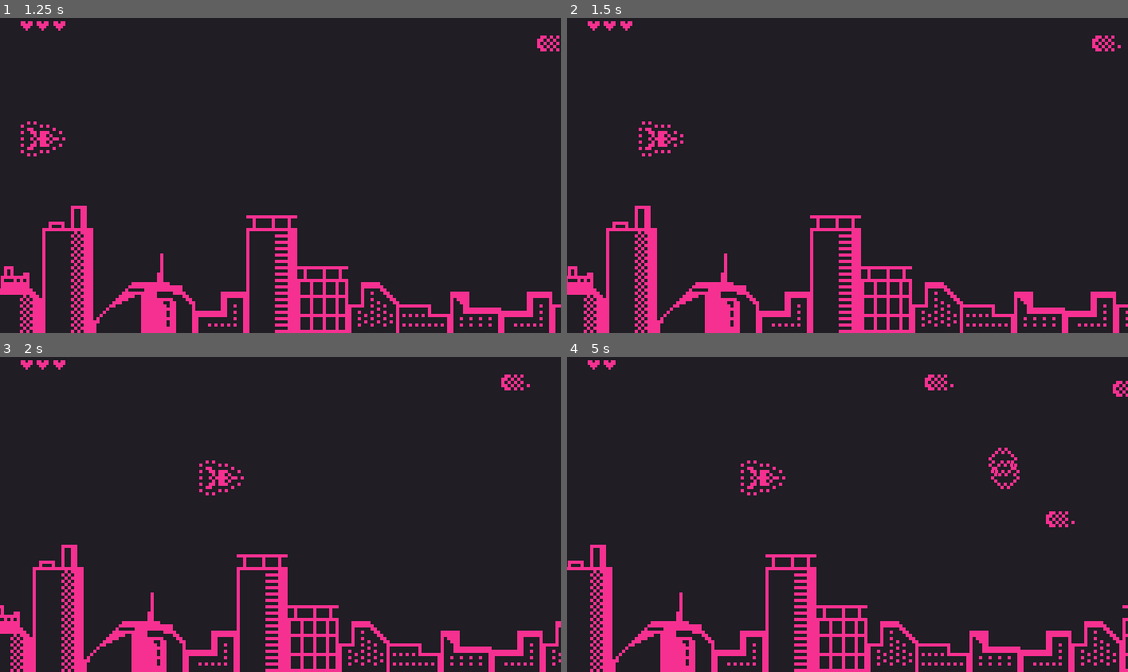
Above: before the commit, frames 1-4 (two rows, left to right).
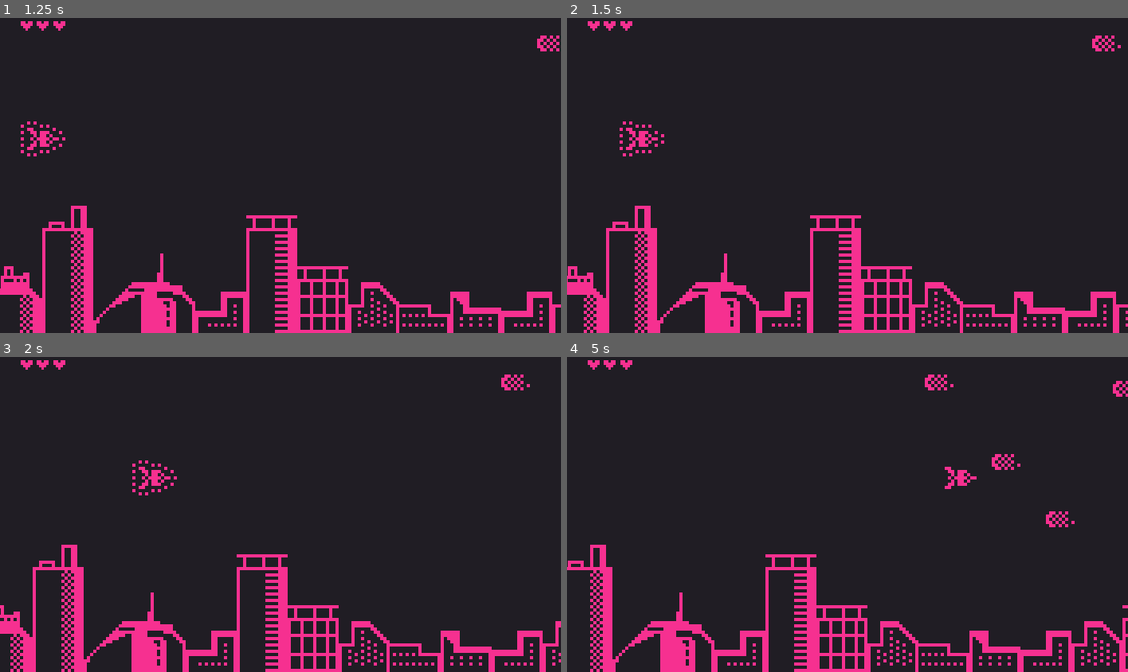
Above: after the commit, the same moments.

Repository: victor-romero-martinez/space-umpact
Game: Godot game, scene res://control/main_menu.tscn
Two runs of this game, one before a commit and one after it. Both use one fixed random seed, a clock stepped at 60 frames per second and the inputs below.
Inputs:
- Up to frame 1 (1.25 s): click "New game" at 0.5 s
- Up to frame 2 (1.5 s): tap Enter (ui_accept) at 1.25 s; hold Right (ui_right) from 1.28 s (still down); tap B (change_weapon) at 1.35 s
- Up to frame 3 (2 s): keep holding Right (ui_right); tap Enter (ui_accept) at 1.52 s
- Up to frame 4 (5 s): tap B (change_weapon) every 0.75 s from 2.1 to 4.35 s; tap Enter (ui_accept) at 2.27, 3.77, 4.52 s; release Right (ui_right) at 2.78 s; hold Left (ui_left) 2.78-3.53 s; hold Right (ui_right) from 3.53 s (still down)

Frame 1 is identical in both runs. In frame 2, 0.5% of the frame differs, in the area x 9-21%, y 32-44%; in frame 3, 0.5%; in frame 4, 0.8%, in the area x 9-81%, y 1-44%.
Error in both runs: Out of bounds get index '0' (on base: 'Array[PackedScene]') (res://scripts/player/player.gd:115)

Commit message:
fix: rocket damage

Diff:
--- a/scenes/player.tscn
+++ b/scenes/player.tscn
@@ -69,6 +69,7 @@
 sprite_frames = SubResource("SpriteFrames_gfygm")
 
 [node name="PlayerCollision" type="CollisionShape2D" parent="."]
+unique_name_in_owner = true
 visible = false
 position = Vector2(9, 8)
 rotation = 1.56509
--- a/scenes/utilities/rocket.tscn
+++ b/scenes/utilities/rocket.tscn
@@ -41,6 +41,11 @@
 [node name="CollisionShape2D" type="CollisionShape2D" parent="HitBox"]
 shape = SubResource("RectangleShape2D_mv1py")
 
+[node name="Timer" type="Timer" parent="."]
+unique_name_in_owner = true
+autostart = true
+
 [connection signal="body_entered" from="Sensor" to="." method="_on_sensor_body_entered"]
 [connection signal="body_exited" from="Sensor" to="." method="_on_sensor_body_exited"]
 [connection signal="area_entered" from="HitBox" to="." method="_on_hit_box_area_entered"]
+[connection signal="timeout" from="Timer" to="." method="_on_timer_timeout"]
--- a/scripts/enemy/boss.gd
+++ b/scripts/enemy/boss.gd
@@ -74,12 +74,14 @@
 
 	if dead_move:
 		# ATTENTION: Disconnect move_down signal to avoid state inconsistency
-		move_down.end_move_down.disconnect(fsm.change_state)
+		if move_down.end_move_down.is_connected(fsm.change_state):
+			move_down.end_move_down.disconnect(fsm.change_state)
+
 		fsm.change_state(dead_move)
 
 
-func set_blinking():
-	hit.emit(1)
+func set_blinking(damage: int):
+	hit.emit(damage)
 	var _tween_timer: float = 0.25
 	var tween: Tween = create_tween()
 
--- a/scripts/enemy/enemy.gd
+++ b/scripts/enemy/enemy.gd
@@ -43,7 +43,7 @@
 		on_viewport.emit()
 
 
-func set_blinking():
+func set_blinking(_damage: int):
 	var _tween_timer: float = 0.25
 	var tween: Tween = create_tween()
 
--- a/scripts/player/player.gd
+++ b/scripts/player/player.gd
@@ -27,7 +27,7 @@
 
 @export_group('Settings')
 ## Player velocity
-@export var speed = 80.0
+@export var speed = 50.0
 ## Player respawn position
 @export var respawn: Marker2D
 ## Explotion effects scene
@@ -82,7 +82,7 @@
 # change level when finish fight
 func _finish_combat():
 	state = TState.FREEZE
-	$CollisionShape2D.disabled = true
+	%PlayerCollision.disabled = true
 	velocity.x = speed * 2
 	if global_position.x > global.screen_size.x: global.hidden_player = true
 	move_and_slide()
--- a/scripts/player/player_health_box.gd
+++ b/scripts/player/player_health_box.gd
@@ -7,5 +7,5 @@
 
 
 ## Set player health and apply function dead
-func take_damage():
+func take_damage(_damage: int = 1):
 	get_parent().make_boom()
--- a/scripts/utils/enemy_health_box.gd
+++ b/scripts/utils/enemy_health_box.gd
@@ -15,9 +15,9 @@
 ##		func set_blinking():
 ##			...logic code
 ##	[/code]
-func take_damage():
-	health -= 1
-	get_parent().set_blinking()
+func take_damage(damage: int = 1):
+	health -= damage
+	get_parent().set_blinking(damage)
 
-	if health == 0:
+	if health  < 1:
 		get_parent().defeated.emit()
--- a/scripts/utils/enemy_hit_box.gd
+++ b/scripts/utils/enemy_hit_box.gd
@@ -10,7 +10,7 @@
 	area_entered.connect(_hit)
 
 
-## Player must have a components [color=#d58b8b]PlayerHealthBox[/color]
+## Player must have a components [u][color=#d58b8b]PlayerHealthBox[/color][/u]
 func _hit(area: Area2D):
 	if area is PlayerHealthBox:
 		area.take_damage()
--- a/scripts/utils/rocket.gd
+++ b/scripts/utils/rocket.gd
@@ -1,17 +1,23 @@
+@icon("res://assets/icons/crossed-swords.svg")
 extends CharacterBody2D
-class_name Rorcket
+## Rocket gun
+class_name Rocket
 
 
 enum Direction { LEFT = -1, RIGHT = 1 }
 
+## Rocket velocity
 @export var speed = 30.0
+## Orientation rocket
 @export var directon: Direction = Direction.RIGHT
+## Explotion effects scene
 @export var explotion: PackedScene
 
 @onready var global = Global
 
-var collitions: Array[CollisionObject2D] = []
+var _collitions: Array[CollisionObject2D] = []
 
+var _handler_zigzag_y: bool = true
 
 func _ready():
 	if directon == Direction.LEFT:
@@ -24,18 +30,21 @@
 	velocity.x = directon * speed
 
 
-	if collitions.is_empty():
-		velocity.y = 0
+	if _collitions.is_empty():
+		if _handler_zigzag_y:
+			velocity.y = speed * 1
+		else:
+			velocity.y = speed * -1
 	else:
-		scan()
+		_scan()
 
 	_auto_remove()
 	move_and_slide()
 
 
 # NOTE: puede generar bug si solo se usa como referencua la posicion del array
-func scan():
-	if collitions[0].global_position.y > global_position.y:
+func _scan():
+	if _collitions[0].global_position.y > global_position.y:
 		velocity.y = speed * 1
 	else:
 		velocity.y = speed * -1
@@ -55,17 +64,21 @@
 
 # add
 func _on_sensor_body_entered(body):
-	collitions.append(body)
+	_collitions.append(body)
+
 
 # remove
 func _on_sensor_body_exited(body):
-	collitions.erase(body)
-
+	_collitions.erase(body)
 
 
 func _on_hit_box_area_entered(area):
 	if area is EnemyHealthBox or area is PlayerHealthBox:
-		area.take_damage()
+		area.take_damage(6)
 
 	_make_boom()
 	queue_free()
+
+
+func _on_timer_timeout():
+	_handler_zigzag_y = not _handler_zigzag_y
